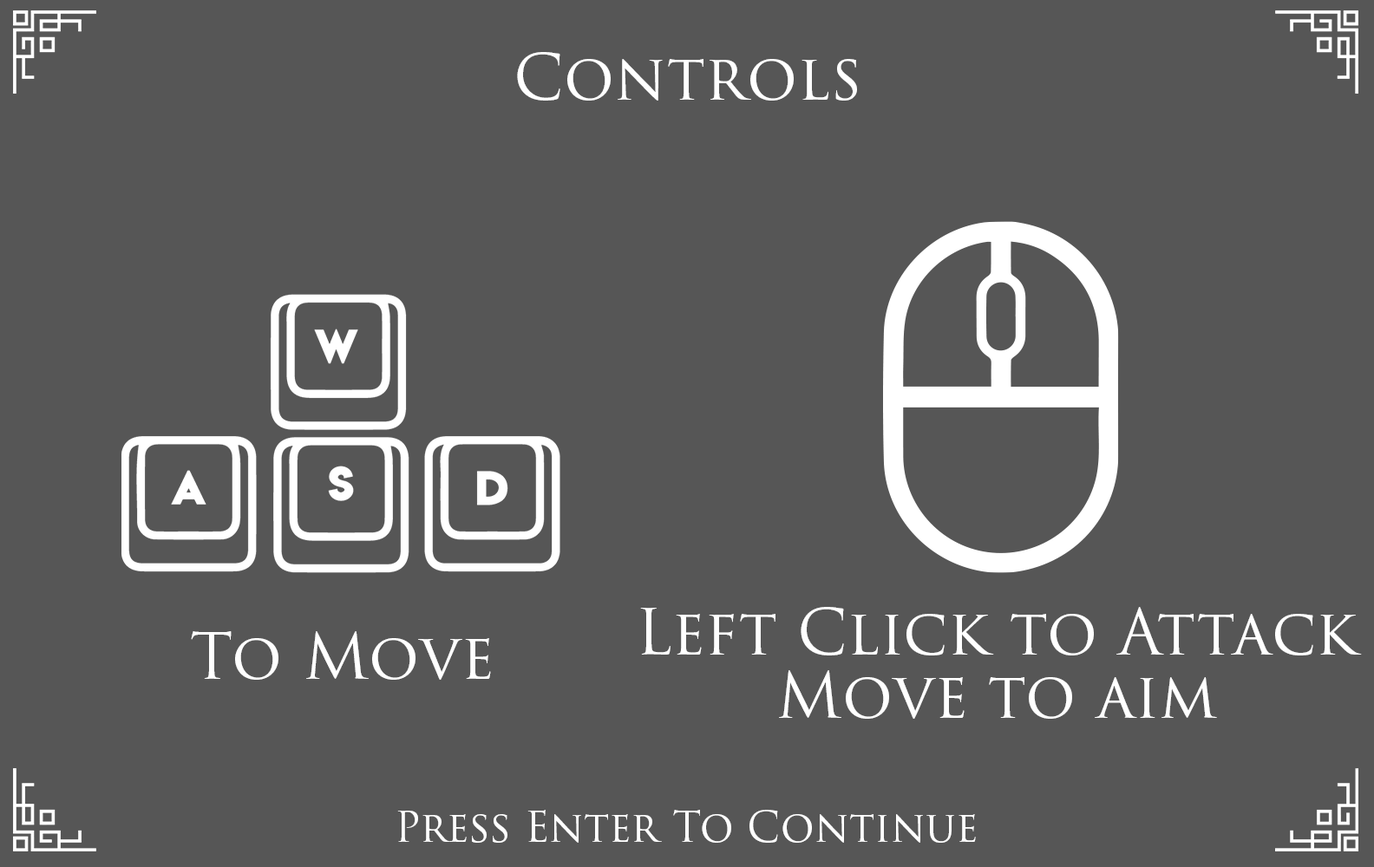
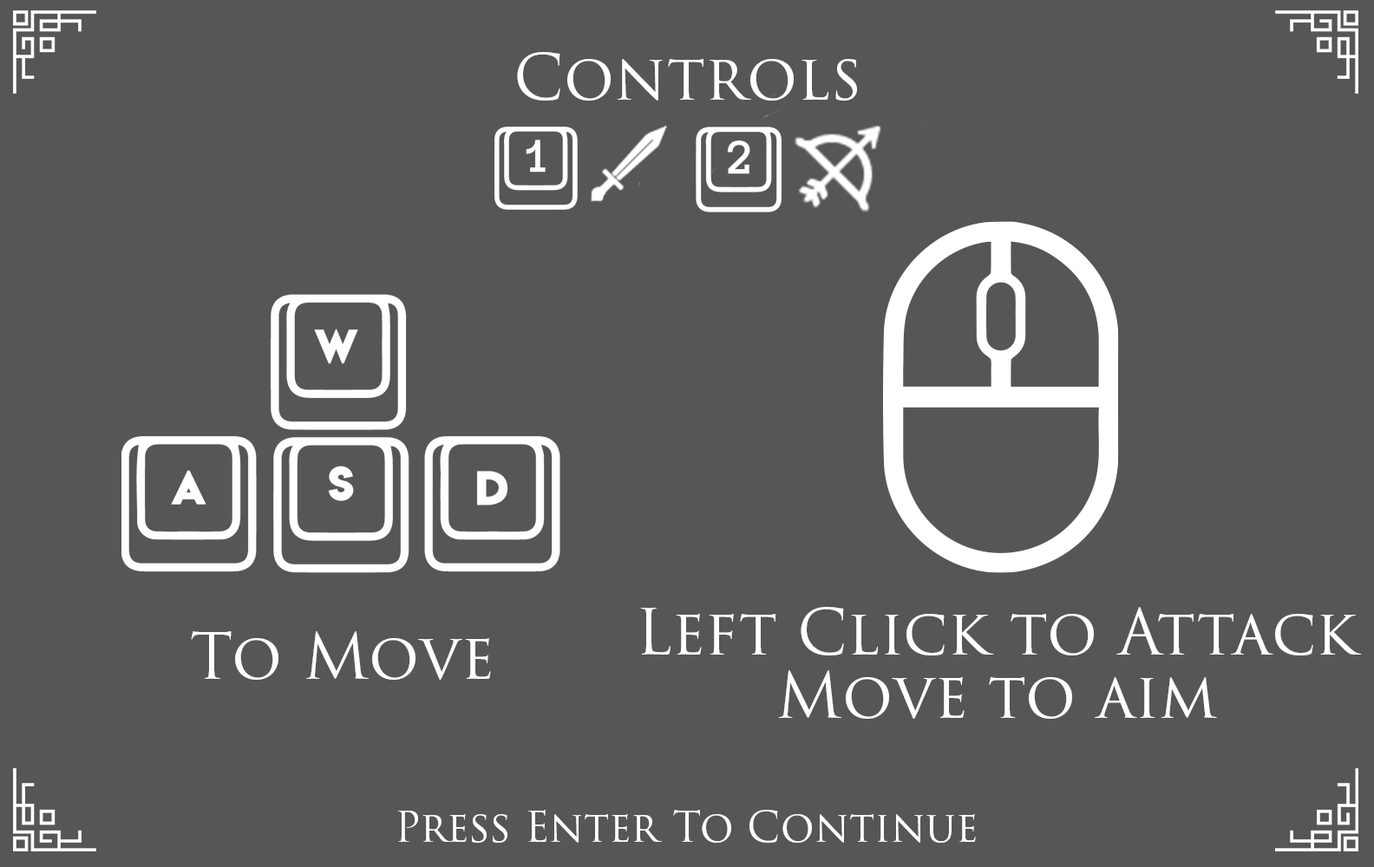
Before/after of a 1374×867 layered artwork. What changed in the layer stack:
added layer "swordSelected" above "2" over [680, 81, 994, 222]
added layer "2" above "1" over [695, 126, 782, 213]
added layer "1" above "bowSelected" over [494, 126, 578, 210]
added layer "bowSelected" above "Keyboard" over [589, 124, 667, 210]
